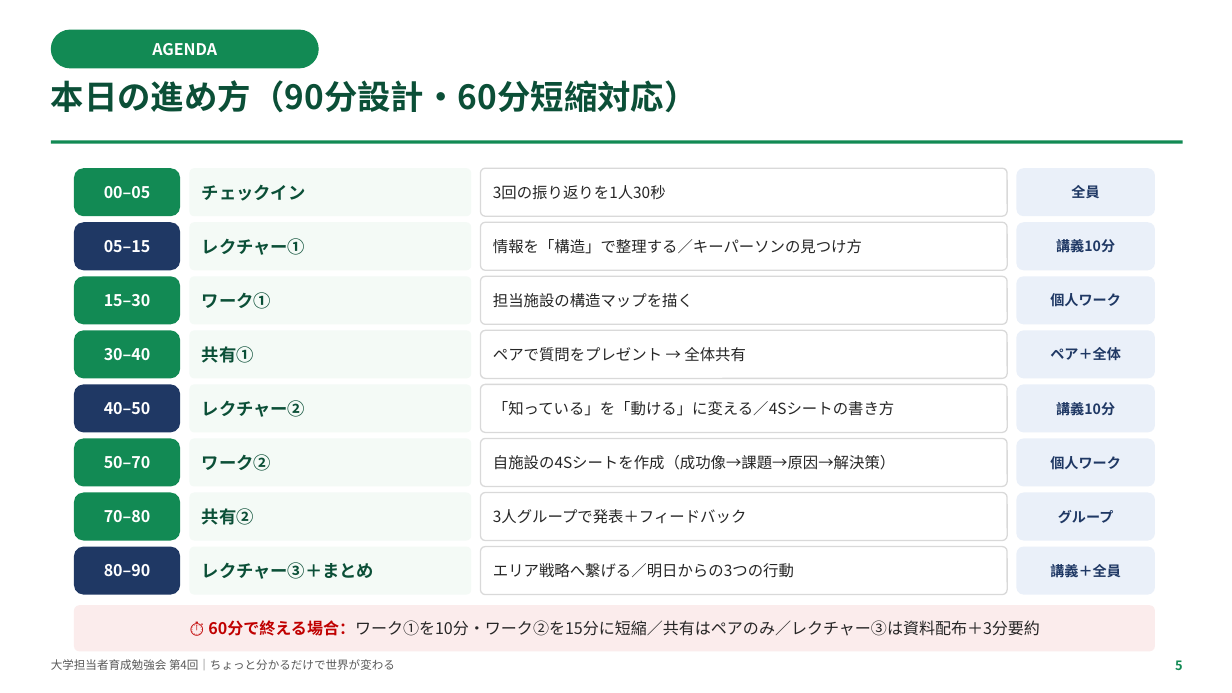
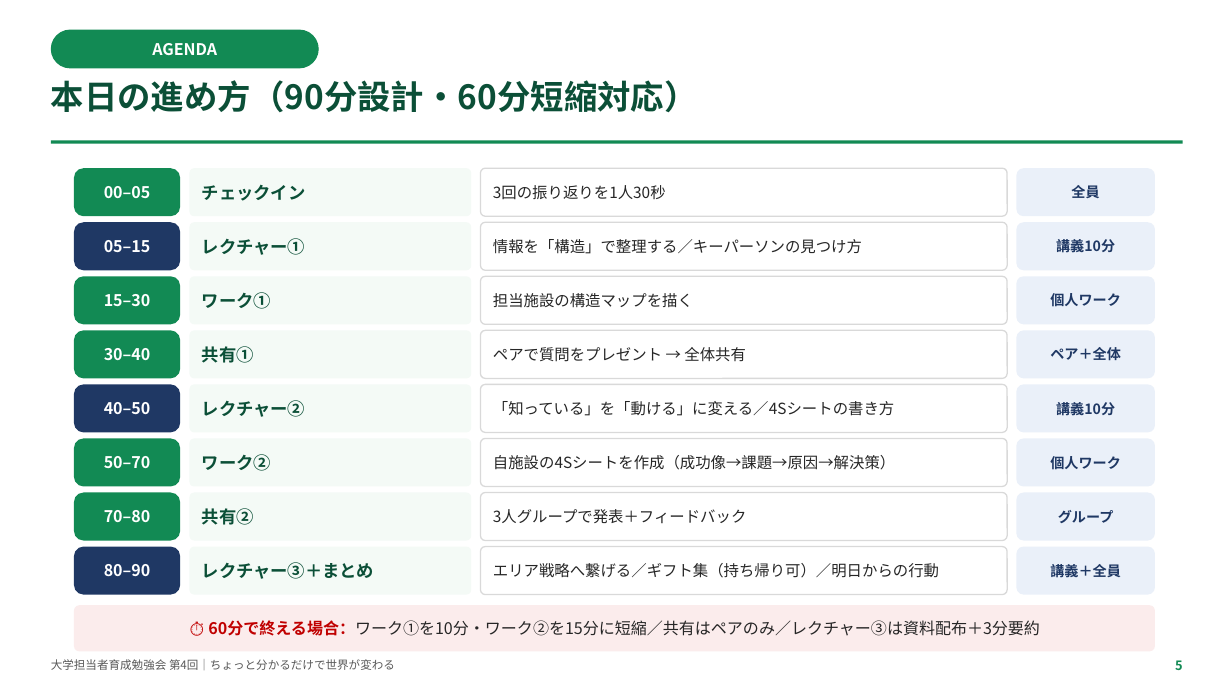
Before and after one commit to TAKUYA-1187/Claude, a slide deck: slide 6 of novartis_training/第4回_ちょっと分かるだけで世界が変わる.pptx. Drawn at 1232x693 pixels with LibreOffice and Linux fonts; fonts in the diff are those of the drawing. Boxes give left, top, right and bottom in pixels: in the first picture for what was removed or moved away, otherwise in the second. Text is boxed around its words. In the diff, an @@ line names an element or a change of style, - is before the commit and + after.

```diff
--- a/novartis_training/第4回_ちょっと分かるだけで世界が変わる.pptx
+++ b/novartis_training/第4回_ちょっと分かるだけで世界が変わる.pptx
@@ text in rounded rectangle at <box>493,563,939,578</box>: text changed @@
-エリア戦略へ繋げる／明日からの3つの行動
+エリア戦略へ繋げる／ギフト集（持ち帰り可）／明日からの行動
```
Also in this commit, not shown: 4 other slides changed, 5 slides added, 2 other files.
